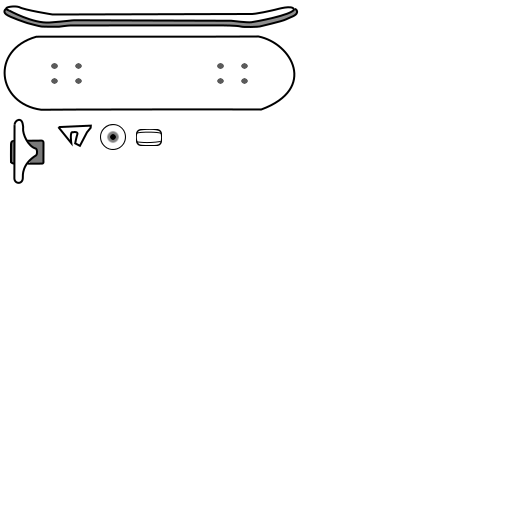
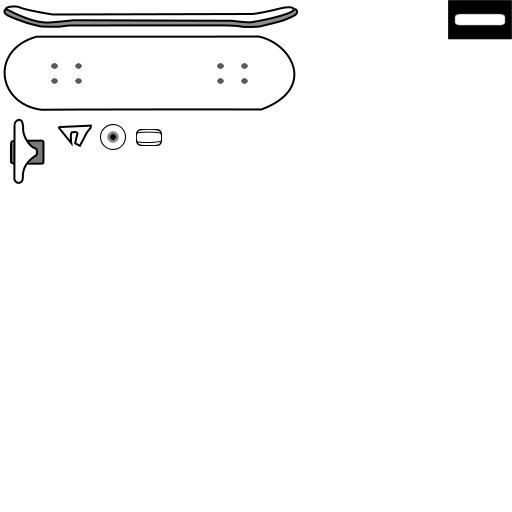
Layers edited between the first and the second w=512, h=512 image:
added layer "DistanceBarFillStreet" above "SkateBoard" over [448, 0, 512, 40]
